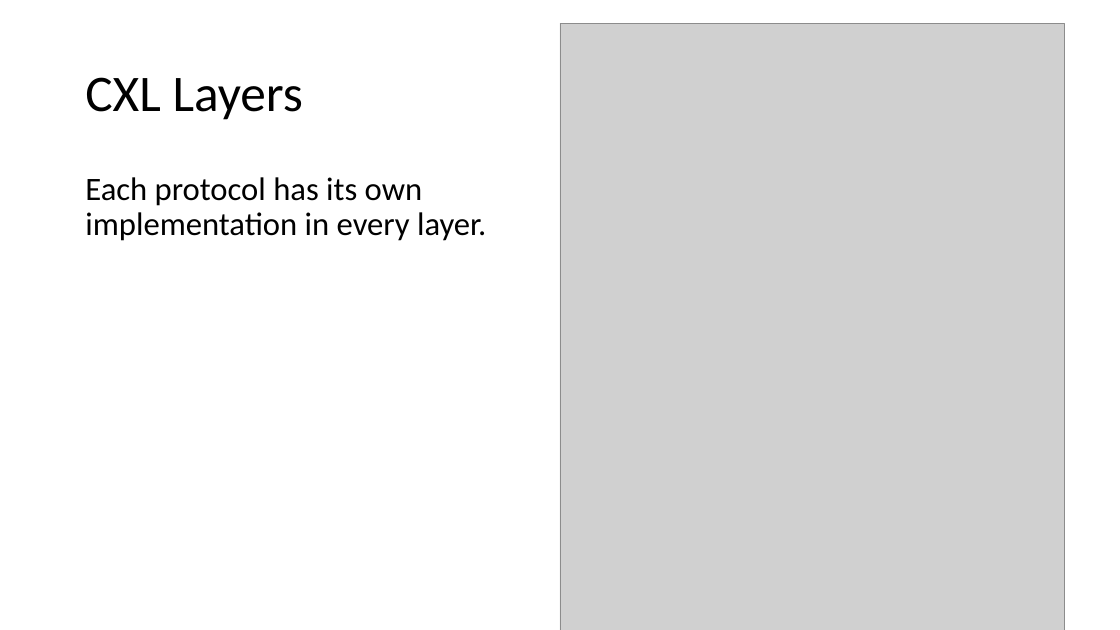
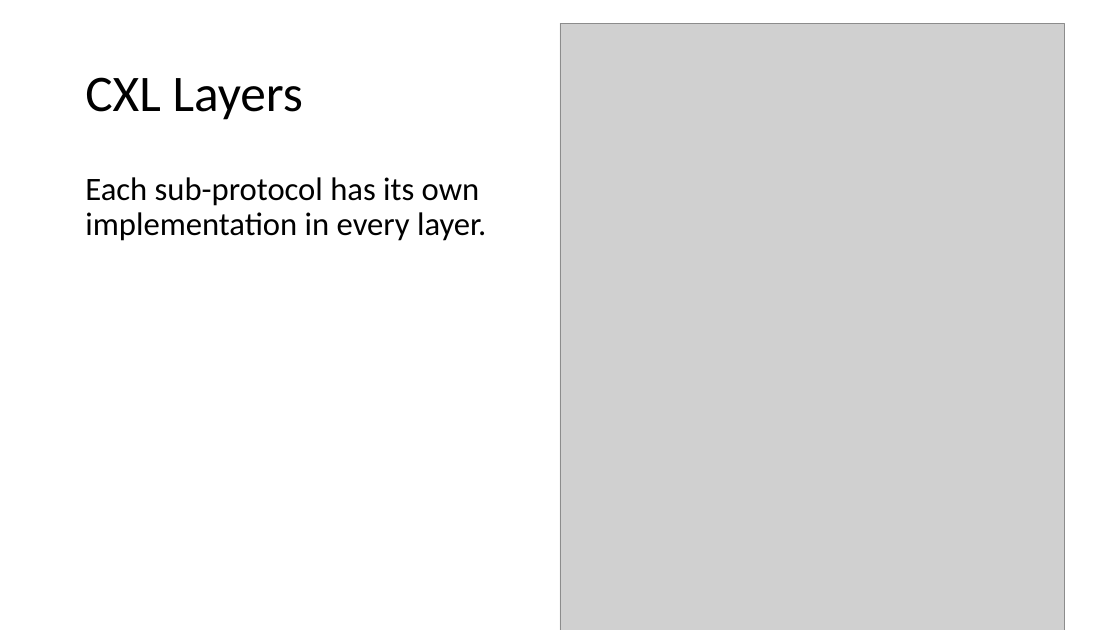
Before and after one commit to eden-farmem/eden-all, a slide deck: slide 5 of docs/cxl.pptx. Drawn at 1120x630 pixels with LibreOffice and Linux fonts; fonts in the diff are those of the drawing; grey boxes stand for pictures. Boxes give left, top, right and bottom in pixels: in the first picture for what was removed or moved away, otherwise in the second. Text is boxed around its words. In the diff, an @@ line names an element or a change of style, - is before the commit and + after.

```diff
--- a/docs/cxl.pptx
+++ b/docs/cxl.pptx
@@ text at [85, 177, 486, 241]: text changed @@
-Each protocol has its own implementation in every layer.
+Each sub-protocol has its own implementation in every layer.
```
Also in this commit, not shown: 2 other slides changed, 4 other files.
